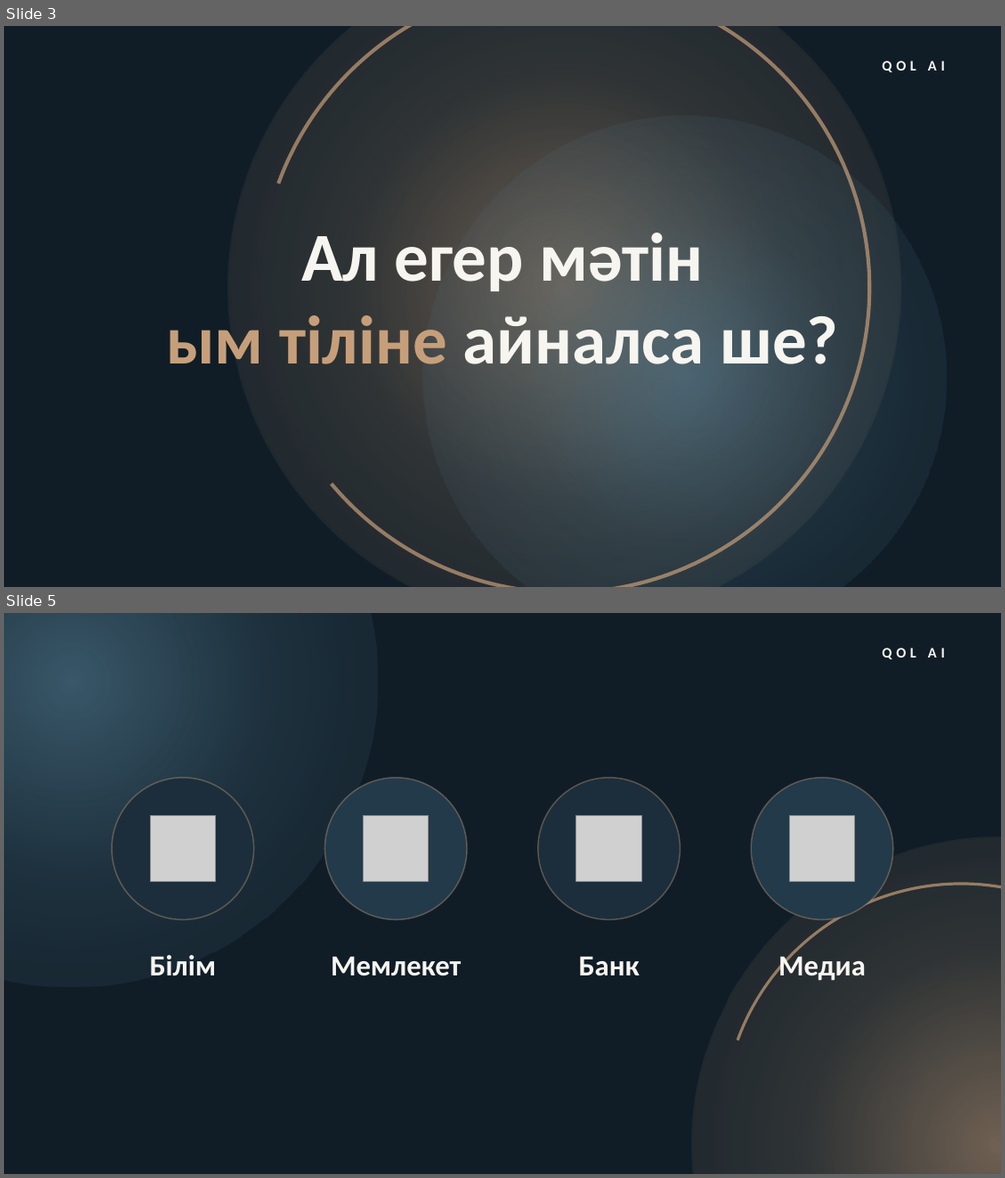
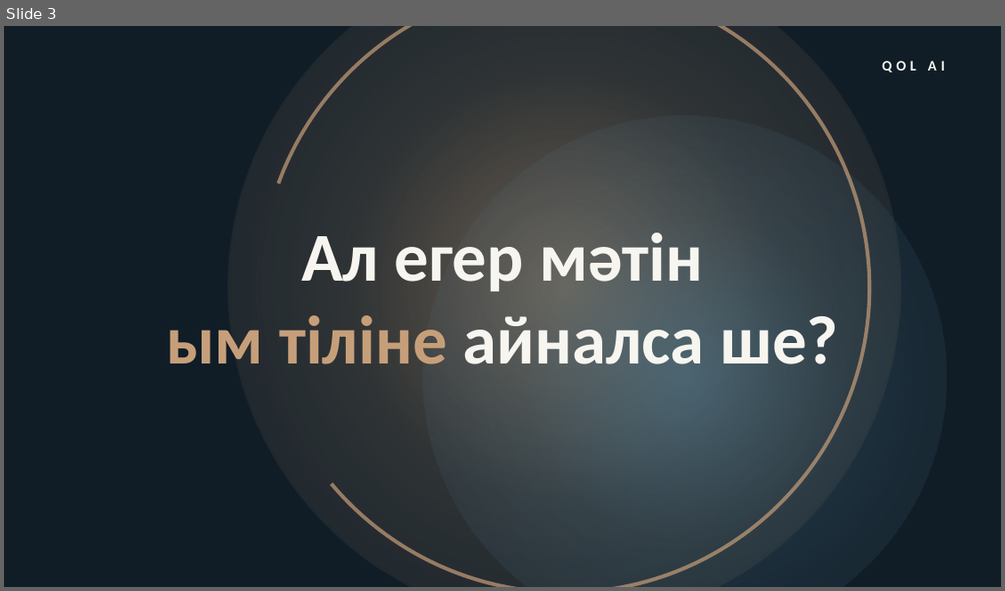
Before and after one commit to LofiSilent/Qol-Ai, a slide deck: presentation/Qol_AI_presentation_KZ.pptx. Shown one above the other, each under a label of ours: slides 3 and 5 before the commit, slide 3 after it; the slides between them are not shown. The pictures are 1005x1178 and 1005x591 pixels, drawn with LibreOffice and Linux fonts; fonts in the diff are those of the drawing; grey boxes stand for pictures; background and template pictures are left out. Boxes give left, top, right and bottom in pixels: in the first picture for what was removed or moved away, otherwise in the second. Text is boxed around its words. In the diff, an @@ line names an element or a change of style, - is before the commit and + after.

```diff
--- a/presentation/Qol_AI_presentation_KZ.pptx
+++ b/presentation/Qol_AI_presentation_KZ.pptx
@@ slide 5 removed at (4,613,1001,1174), background #101D27 @@
@@ ellipse removed at (4,613,378,987) @@
@@ text removed at (882,648,945,659) @@
-QOL AI
@@ ellipse removed at (112,778,254,919) @@
@@ ellipse removed at (324,778,467,919) @@
@@ ellipse removed at (538,778,680,919) @@
@@ ellipse removed at (751,778,893,919) @@
@@ picture removed at (150,816,215,881) @@
@@ picture removed at (363,816,428,881) @@
@@ picture removed at (576,816,641,881) @@
@@ picture removed at (789,816,854,881) @@
@@ ellipse removed at (692,837,1001,1174) @@
@@ arch (boxed as its full ring) removed at (722,882,1001,1174) @@
@@ text removed at (150,955,217,975) @@
-Білім
@@ text removed at (331,956,461,976) @@
-Мемлекет
@@ text removed at (579,956,639,976) @@
-Банк
@@ text removed at (778,952,866,981) @@
-Медиа
```
Also in this commit, not shown: 2 slides changed, 2 slides added, 2 other slides removed, 1 other file.
